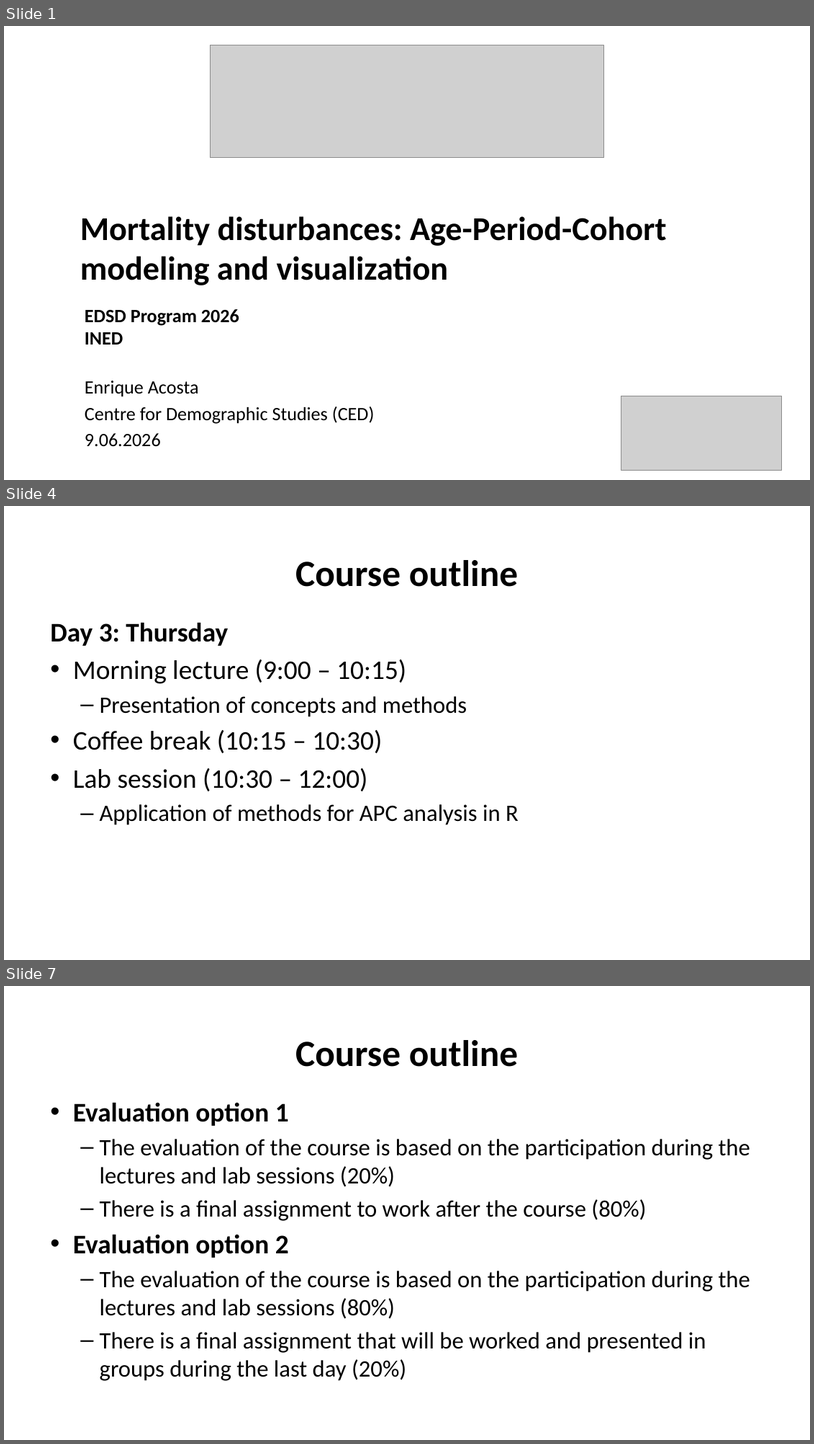
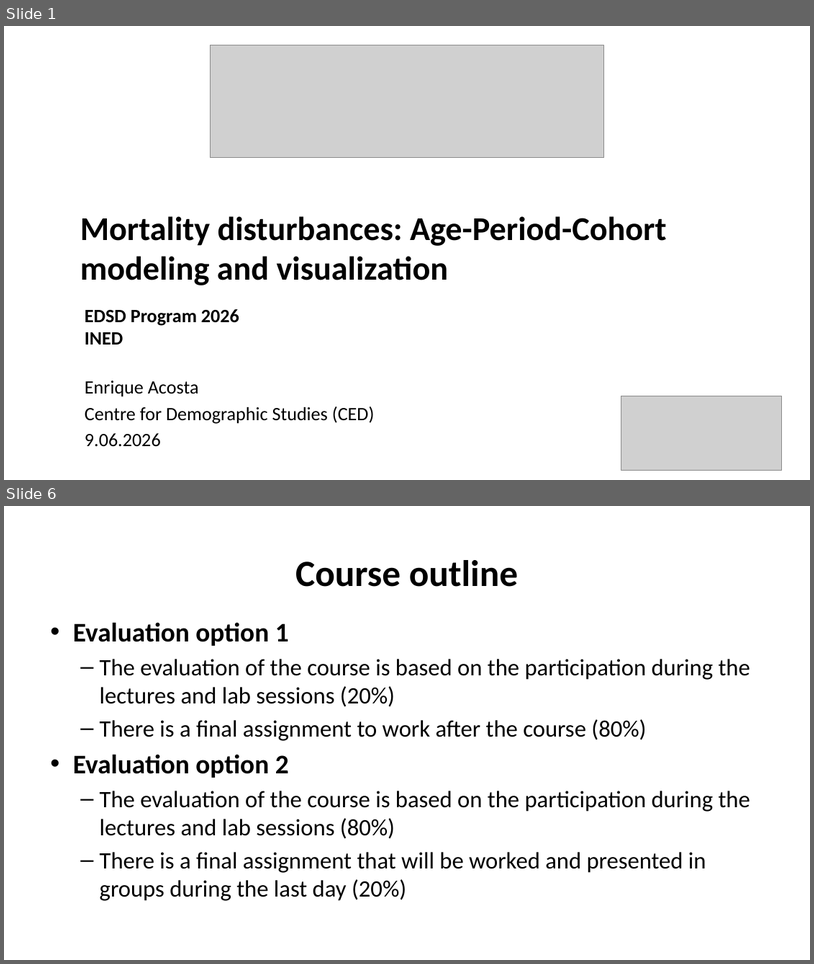
Before and after one commit to kikeacosta/edsd26_apc, a slide deck: slides/01_mortality_trends.pptx. Shown one above the other, each under a label of ours: slides 1, 4 and 7 before the commit, slides 1 and 6 after it; the slides between them are not shown. The pictures are 814x1444 and 814x964 pixels, drawn with LibreOffice and Linux fonts; fonts in the diff are those of the drawing; grey boxes stand for pictures. Boxes give left, top, right and bottom in pixels: in the first picture for what was removed or moved away, otherwise in the second. Text is boxed around its words. In the diff, an @@ line names an element or a change of style, - is before the commit and + after.

```diff
--- a/slides/01_mortality_trends.pptx
+++ b/slides/01_mortality_trends.pptx
@@ slide 4 removed at (4,506,810,960), background #FFFFFF @@
@@ title removed at (296,560,518,587) @@
-Course outline
@@ text removed at (50,622,519,825) @@
-Day 3: Thursday
-• Morning lecture (9:00 – 10:15)
-  – Presentation of concepts and methods
-• Coffee break (10:15 – 10:30)
-• Lab session (10:30 – 12:00)
-  – Application of methods for APC analysis in R
@@ what was slide 7 is now slide 6 @@
```
Also in this commit, not shown: 13 slides changed, 1 slide added, 2 other files.
